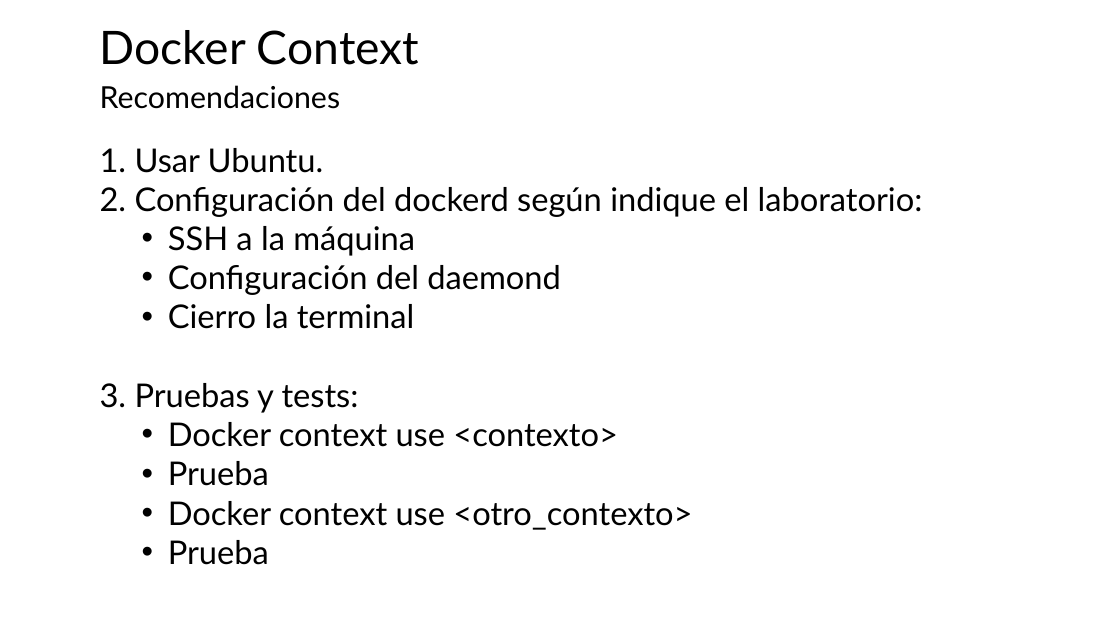
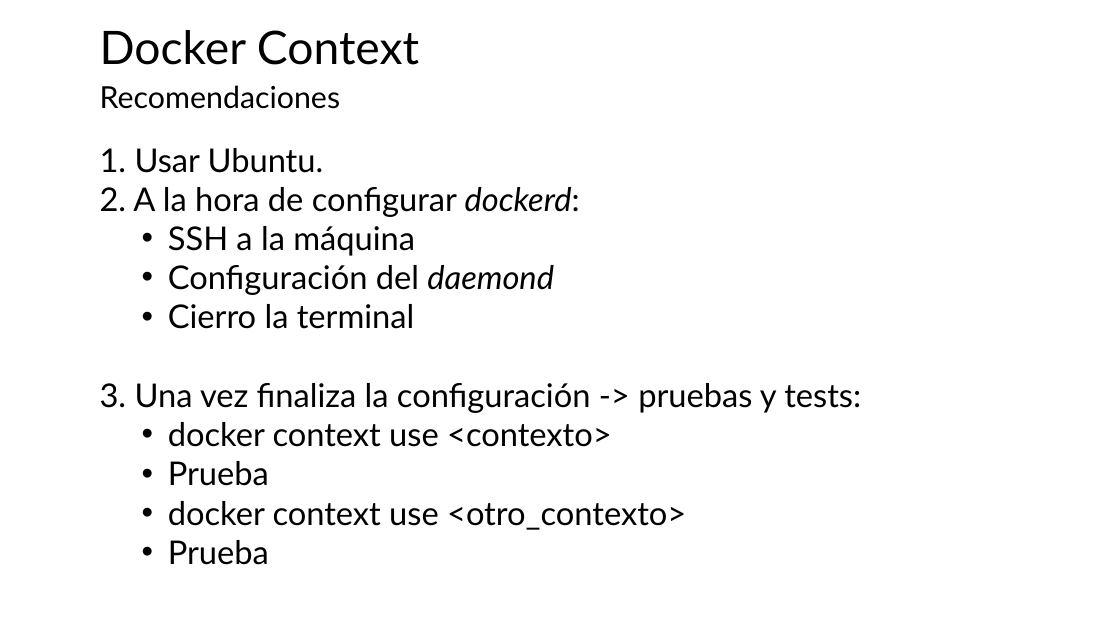
Before and after one commit to jpaniorte/docker25, a slide deck: slide 8 of ppt/3_Dockerfile.pptx. Drawn at 1120x630 pixels with LibreOffice and Linux fonts; fonts in the diff are those of the drawing. Boxes give left, top, right and bottom in pixels: in the first picture for what was removed or moved away, otherwise in the second. Text is boxed around its words. In the diff, an @@ line names an element or a change of style, - is before the commit and + after.

```diff
--- a/ppt/3_Dockerfile.pptx
+++ b/ppt/3_Dockerfile.pptx
@@ text at (100, 187, 580, 217): text changed @@
-2. Configuración del dockerd según indique el laboratorio:
+2. A la hora de configurar dockerd:
@@ text at (168, 265, 554, 295): italic on in "daemond" @@
@@ text at (100, 383, 861, 447): text changed @@
-3. Pruebas y tests:
-  • Docker context use <contexto>
+3. Una vez finaliza la configuración -> pruebas y tests:
+  • docker context use <contexto>
@@ text at (168, 501, 686, 530): text changed @@
-  • Docker context use <otro_contexto>
+  • docker context use <otro_contexto>
```
Also in this commit, not shown: 6 other slides changed, 5 slides added, 3 slides removed, 1 other file.
